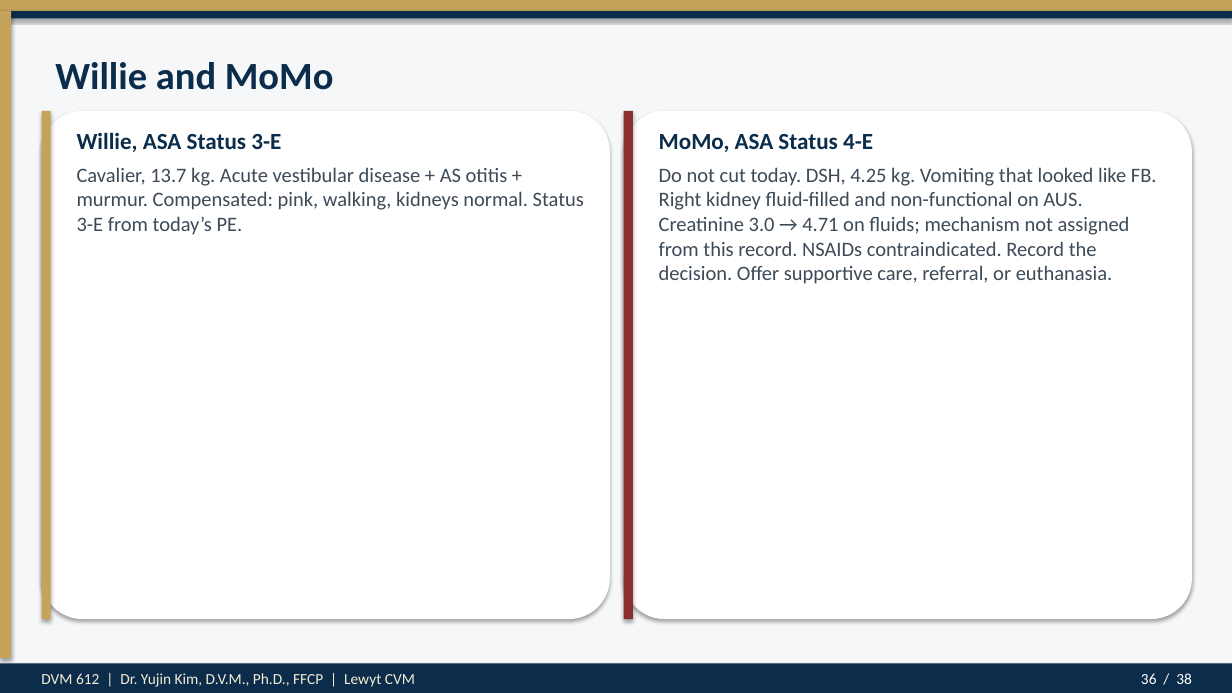
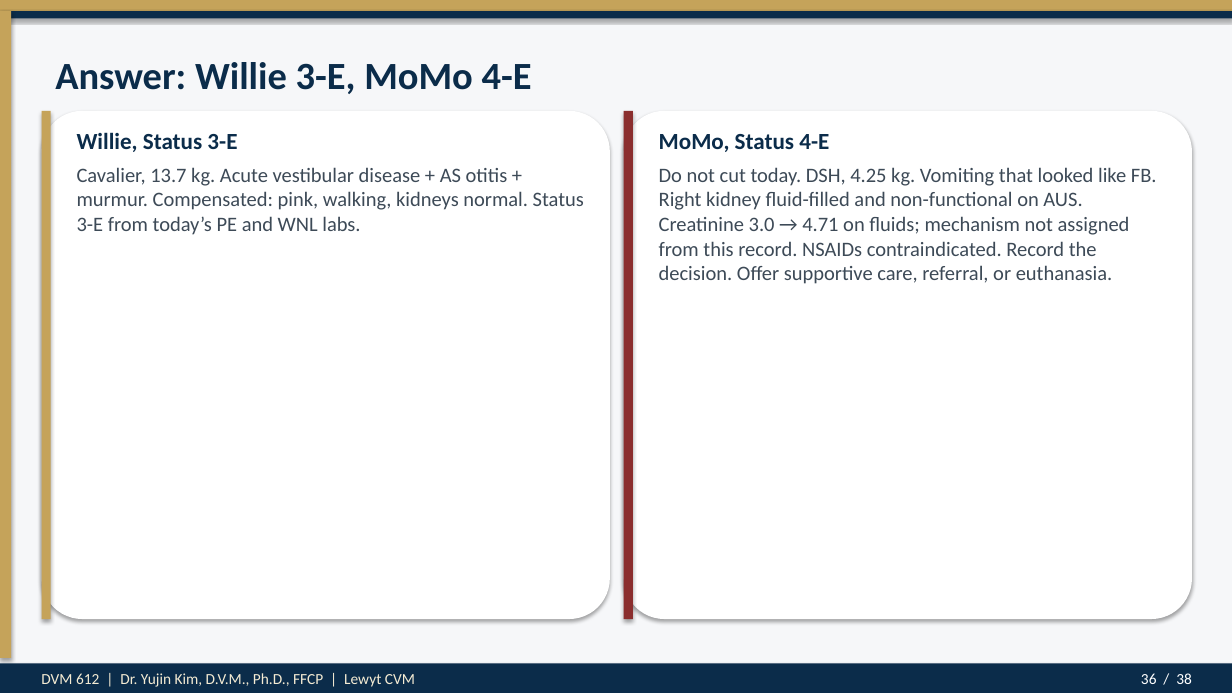
Before and after one commit to drkimvet/happycare, a slide deck: slide 36 of lectures/DVM-612_Week4_Preop_PatientPrep_Postop.pptx. Drawn at 1232x693 pixels with LibreOffice and Linux fonts; fonts in the diff are those of the drawing. Boxes give left, top, right and bottom in pixels: in the first picture for what was removed or moved away, otherwise in the second. Text is boxed around its words. In the diff, an @@ line names an element or a change of style, - is before the commit and + after.

```diff
--- a/lectures/DVM-612_Week4_Preop_PatientPrep_Postop.pptx
+++ b/lectures/DVM-612_Week4_Preop_PatientPrep_Postop.pptx
@@ text at bbox=[55, 62, 532, 94]: text changed @@
-Willie and MoMo
+Answer: Willie 3-E, MoMo 4-E
@@ text at bbox=[77, 132, 237, 152]: text changed @@
-Willie, ASA Status 3-E
+Willie, Status 3-E
@@ text at bbox=[659, 134, 829, 152]: text changed @@
-MoMo, ASA Status 4-E
+MoMo, Status 4-E
@@ text at bbox=[77, 167, 584, 235]: text changed @@
-Cavalier, 13.7 kg. Acute vestibular disease + AS otitis + murmur. Compensated: pink, walking, kidneys normal. Status 3-E from today’s PE.
+Cavalier, 13.7 kg. Acute vestibular disease + AS otitis + murmur. Compensated: pink, walking, kidneys normal. Status 3-E from today’s PE and WNL labs.
```
Also in this commit, not shown: 6 other slides changed, 1 slide added, 1 slide removed, 4 other files.
